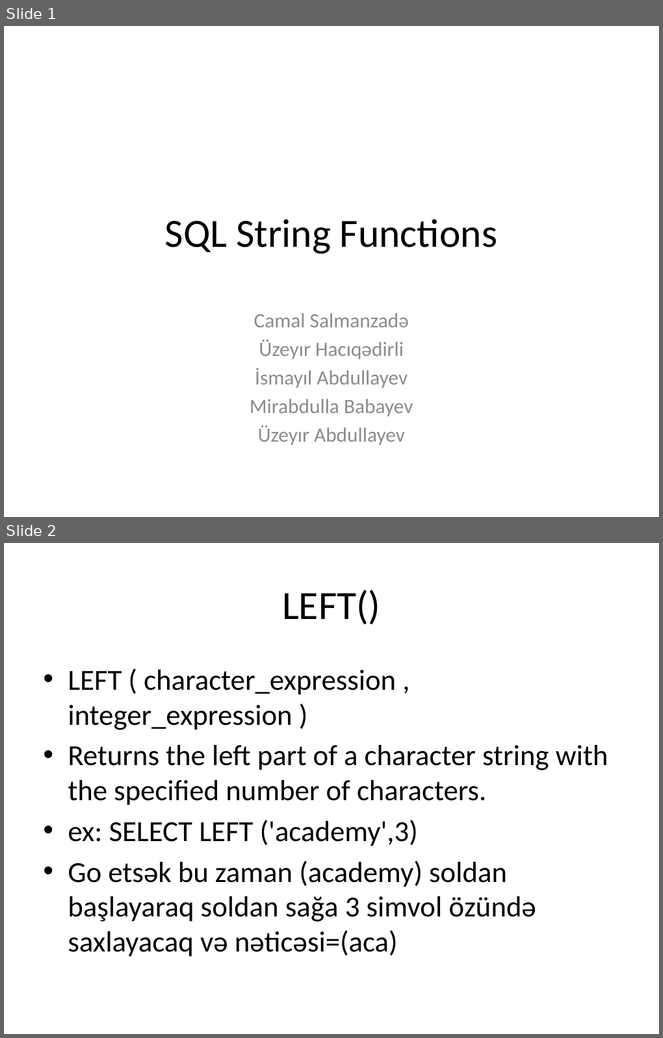
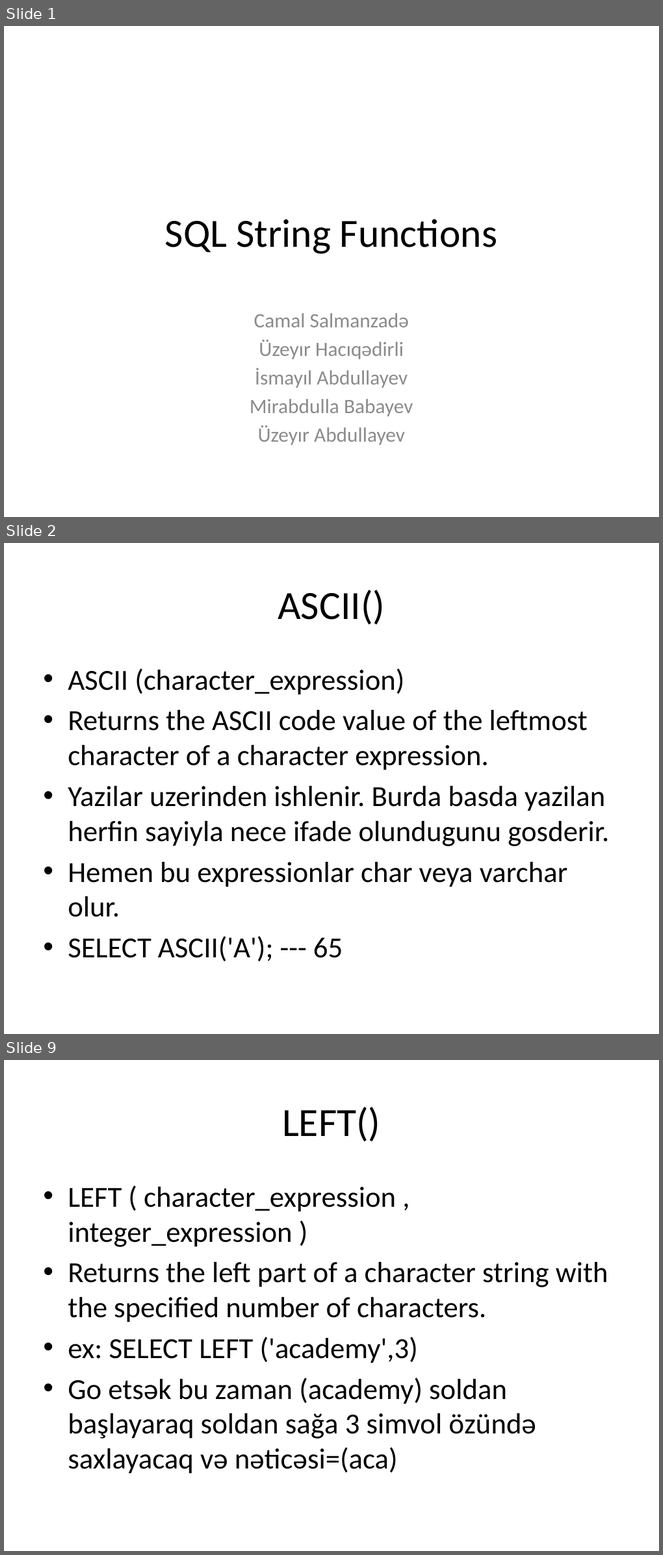
Before and after one commit to s-jamal/P202-25.04.2017, a slide deck: sql string functions.pptx. Shown one above the other, each under a label of ours: slides 1 and 2 before the commit, slides 1, 2 and 9 after it; the slides between them are not shown. The pictures are 663x1038 and 663x1555 pixels, drawn with LibreOffice and Linux fonts; fonts in the diff are those of the drawing. Boxes give left, top, right and bottom in pixels: in the first picture for what was removed or moved away, otherwise in the second. Text is boxed around its words. In the diff, an @@ line names an element or a change of style, - is before the commit and + after.

```diff
--- a/sql string functions.pptx
+++ b/sql string functions.pptx
@@ slide 2 added at (4, 543, 659, 1034), background #FFFFFF @@
@@ title added at (278, 590, 385, 625), 44 pt, text #000000 @@
+ASCII()
@@ text added at (68, 668, 609, 962), 32 pt, text #000000 @@
+• ASCII (character_expression)
+• Returns the ASCII code value of the leftmost character of a character expression.
+• Yazilar uzerinden ishlenir. Burda basda yazilan herfin sayiyla nece ifade olundugunu gosderir.
+• Hemen bu expressionlar char veya varchar olur.
+• SELECT ASCII('A'); --- 65
@@ what was slide 2 is now slide 9 @@
```
Also in this commit, not shown: 3 slides changed, 12 other slides added, 1 other file.
